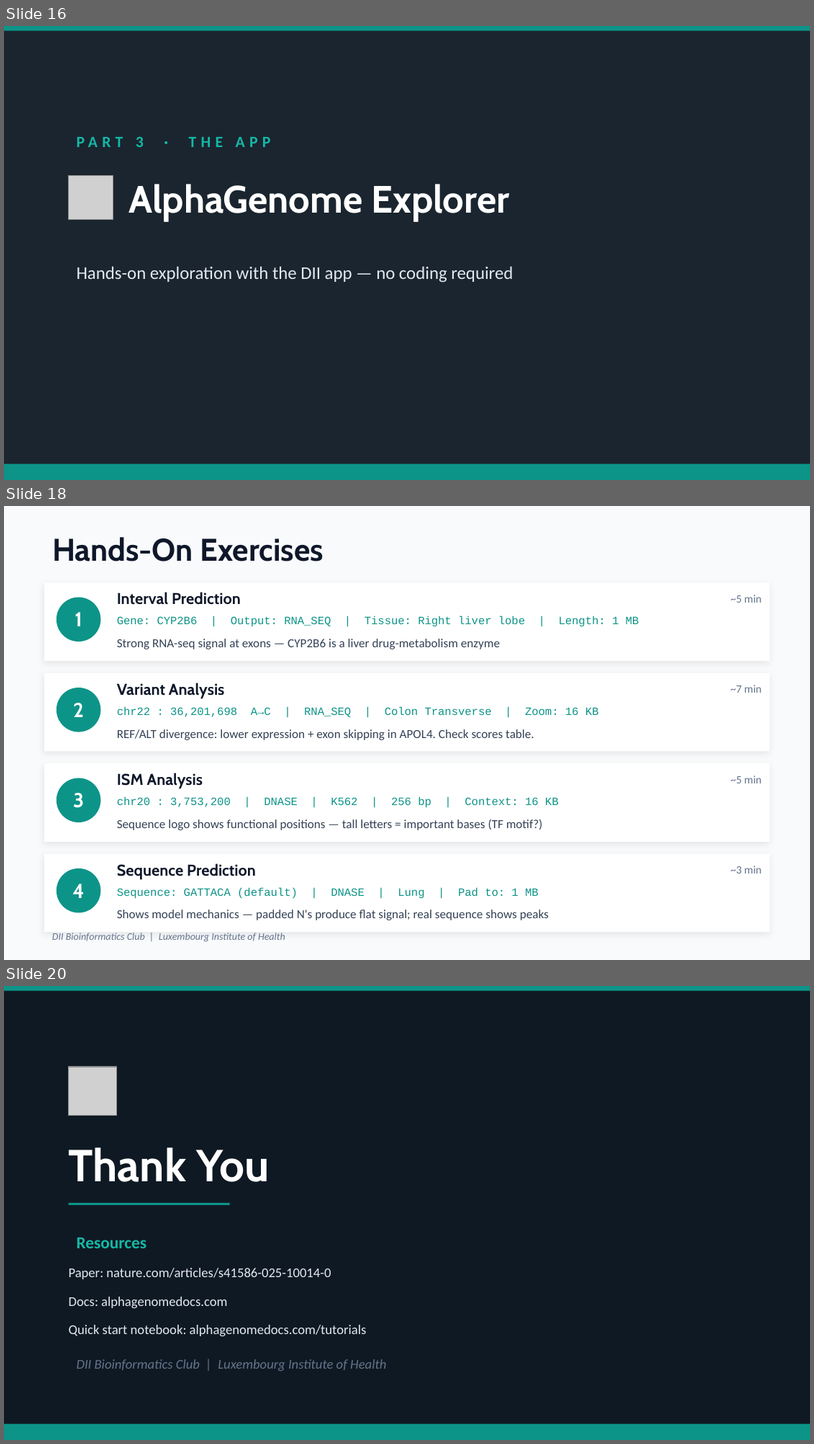
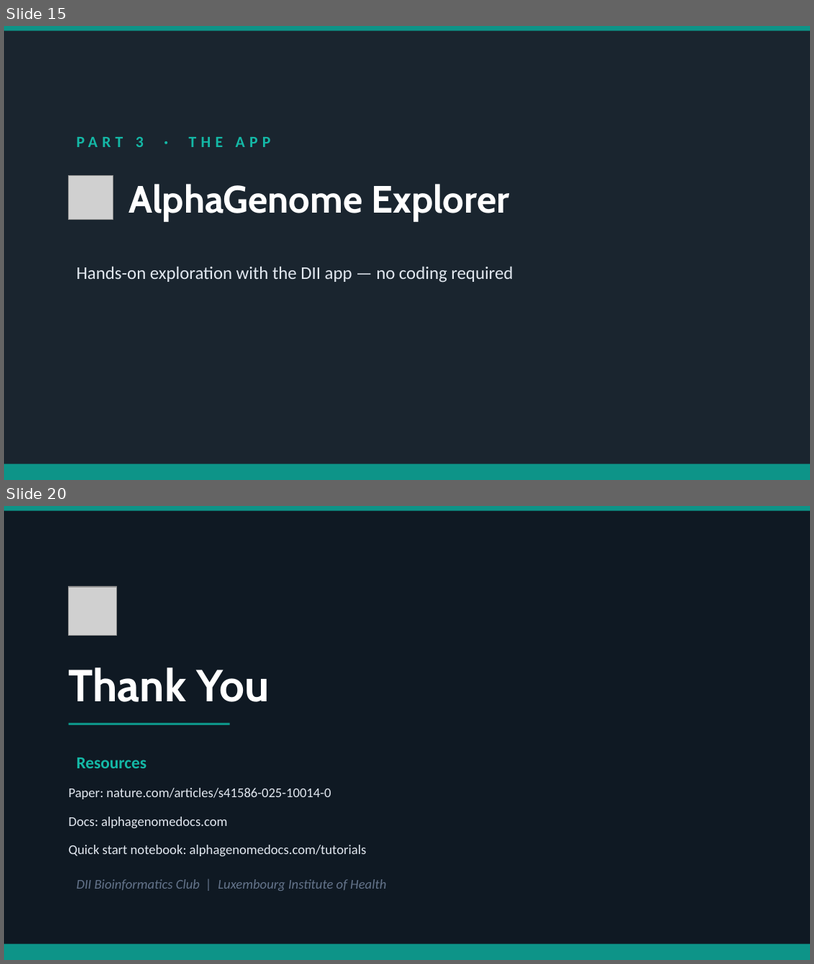
Before and after one commit to JosephLongworth/AlphaGenome-Explorer, a slide deck: DII_Bioinformatics_club/AlphaGenome_Teaching_Slides.pptx. Shown one above the other, each under a label of ours: slides 16, 18 and 20 before the commit, slides 15 and 20 after it; the slides between them are not shown. The pictures are 814x1444 and 814x964 pixels, drawn with LibreOffice and Linux fonts; fonts in the diff are those of the drawing; grey boxes stand for pictures. Boxes give left, top, right and bottom in pixels: in the first picture for what was removed or moved away, otherwise in the second. Text is boxed around its words. In the diff, an @@ line names an element or a change of style, - is before the commit and + after.

```diff
--- a/DII_Bioinformatics_club/AlphaGenome_Teaching_Slides.pptx
+++ b/DII_Bioinformatics_club/AlphaGenome_Teaching_Slides.pptx
@@ slide 18 removed at [4, 506, 810, 960], background #F8FAFC @@
@@ text removed at [52, 537, 324, 561] @@
-Hands-On Exercises
@@ rectangle removed at [44, 582, 770, 661] @@
@@ text removed at [117, 592, 241, 605] @@
-Interval Prediction
@@ ellipse removed at [57, 597, 100, 641] @@
@@ text removed at [75, 612, 82, 626] @@
-1
@@ text removed at [731, 595, 762, 602] @@
-~5 min
@@ text removed at [117, 616, 640, 627] @@
-Gene: CYP2B6 | Output: RNA_SEQ | Tissue: Right liver lobe | Length: 1 MB
@@ text removed at [117, 638, 500, 649] @@
-Strong RNA-seq signal at exons — CYP2B6 is a liver drug-metabolism enzyme
@@ rectangle removed at [44, 673, 770, 751] @@
@@ ellipse removed at [57, 687, 100, 732] @@
@@ text removed at [117, 682, 224, 698] @@
-Variant Analysis
@@ text removed at [731, 685, 762, 692] @@
-~7 min
@@ text removed at [73, 703, 84, 717] @@
-2
@@ text removed at [117, 706, 599, 717] @@
-chr22 : 36,201,698 A→C | RNA_SEQ | Colon Transverse | Zoom: 16 KB
@@ text removed at [117, 729, 535, 740] @@
-REF/ALT divergence: lower expression + exon skipping in APOL4. Check scores table.
@@ rectangle removed at [44, 763, 770, 842] @@
@@ ellipse removed at [57, 777, 100, 822] @@
@@ text removed at [117, 772, 203, 789] @@
-ISM Analysis
@@ text removed at [731, 775, 762, 783] @@
-~5 min
@@ text removed at [73, 793, 84, 808] @@
-3
@@ text removed at [117, 797, 559, 808] @@
-chr20 : 3,753,200 | DNASE | K562 | 256 bp | Context: 16 KB
@@ text removed at [117, 818, 543, 830] @@
-Sequence logo shows functional positions — tall letters = important bases (TF motif?)
@@ rectangle removed at [44, 854, 770, 932] @@
@@ ellipse removed at [57, 868, 100, 912] @@
@@ text removed at [117, 863, 256, 879] @@
-Sequence Prediction
@@ text removed at [731, 865, 762, 873] @@
-~3 min
@@ text removed at [72, 883, 84, 898] @@
-4
@@ text removed at [117, 887, 539, 898] @@
-Sequence: GATTACA (default) | DNASE | Lung | Pad to: 1 MB
@@ text removed at [117, 909, 549, 920] @@
-Shows model mechanics — padded N's produce flat signal; real sequence shows peaks
@@ text removed at [52, 932, 286, 942] @@
-DII Bioinformatics Club | Luxembourg Institute of Health
@@ what was slide 16 is now slide 15 @@
```
Also in this commit, not shown: 1 slide changed, 7 slides added, 4 other slides removed.
